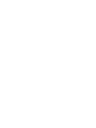
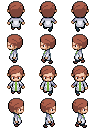
Two versions of the same layered image (96x128). Layer-by-layer changes:
added group "Prof. Birch Assistance" with 4 layers in group "32*32" over [7, 1, 89, 128]
added layer "Prof. Birch Assistance.0" in group "Prof. Birch Assistance" over [7, 1, 89, 32]
added layer "Prof. Birch Assistance.1" in group "Prof. Birch Assistance" over [7, 34, 88, 64]
added layer "Prof. Birch Assistance.2" in group "Prof. Birch Assistance" over [7, 65, 89, 96]
added layer "Prof. Birch Assistance.3" in group "Prof. Birch Assistance" over [8, 98, 88, 128]
